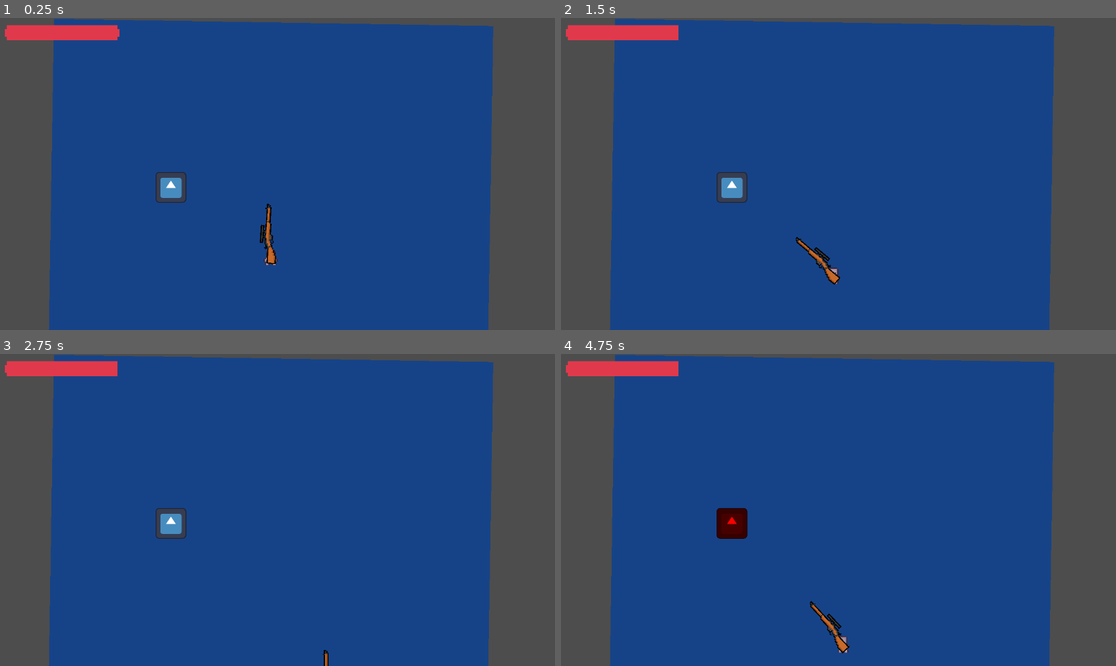
Above: before the commit, frames 1-4 (two rows, left to right).
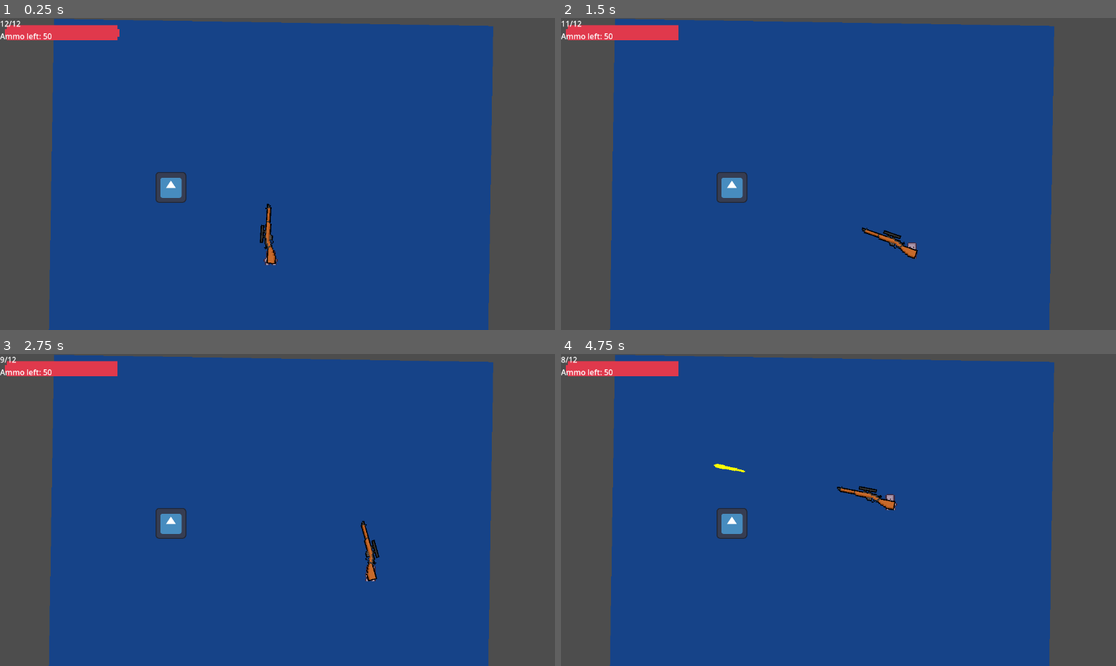
Above: after the commit, the same moments.

Repository: MettallicOnyx/Boss-Rush-Jam-Project
Game: Godot game, scene res://scenes/boss_rush_jam.tscn
The game is run twice, just before and just after one commit, with the same random seed, the same clock (stepped at 60 frames per second) and the same inputs. The engine's default icon, where the game draws it, is replaced by a stand-in: a white triangle on a blue panel in a dark square.
Inputs (mouse positions are in pixels of both pictures, inside the frame that each line leads up to):
- Up to frame 1 (0.25 s): no input
- Up to frame 2 (1.5 s): tap Enter (ui_accept) at 0.5, 0.77 s; move the mouse to (960, 158) at 0.52 s; hold D (right) 0.53-1.28 s; click (960, 158) at 0.6 s; move the mouse to (727, 189) at 1.27 s; hold S (down) from 1.28 s (still down); tap E (ability) at 1.35 s
- Up to frame 3 (2.75 s): tap Enter (ui_accept) at 1.52 s; click (166, 525) at 1.55 s; move the mouse to (333, 441) at 2.02 s; release S (down) at 2.03 s; hold D (right) from 2.03 s (still down); click (333, 441) at 2.1 s
- Up to frame 4 (4.75 s): move the mouse to (810, 572) at 2.77 s; release D (right) at 2.78 s; hold W (up) 2.78-3.53 s; tap F (swap_weapon) at 2.85 s; tap Enter (ui_accept) at 3.02, 3.77, 4.52 s; click (810, 572) at 3.05 s; move the mouse to (1005, 556) at 3.52 s; hold Q 3.53-4.28 s; hold A (left) from 3.53 s (still down); click (1005, 556) at 3.8 s; tap R (reload, bound only after the commit) at 4.15 s; move the mouse to (672, 463) at 4.27 s; tap Space at 4.35 s; click (672, 463) at 4.55 s

The runs differ from the first frame. In frame 1, 0.1% of the frame differs, in the area x 0-10%, y 0-7%; in frame 2, 0.8%; in frame 3, 0.5%; in frame 4, 1.4%, in the area x 0-61%, y 0-96%.

Commit message:
added ammo system and reload

Diff:
--- a/project.godot
+++ b/project.godot
@@ -62,6 +62,11 @@
 , Object(InputEventKey,"resource_local_to_scene":false,"resource_name":"","device":-1,"window_id":0,"alt_pressed":false …(182 unchanged characters)…
 ]
 }
+reload={
+"deadzone": 0.5,
+"events": [Object(InputEventKey,"resource_local_to_scene":false,"resource_name":"","device":-1,"window_id":0,"alt_pressed":false,"shift_pressed":false,"ctrl_pressed":false,"meta_pressed":false,"pressed":false,"keycode":0,"physical_keycode":82,"key_label":0,"unicode":114,"location":0,"echo":false,"script":null)
+]
+}
 
 [layer_names]
 
--- /dev/null
+++ b/scenes/UI/ammo_label.tscn
@@ -0,0 +1,9 @@
+[gd_scene load_steps=2 format=3 uid="uid://lim4lwwce5bt"]
+
+[ext_resource type="Script" path="res://scripts/UI/ammo_label.gd" id="1_2mldk"]
+
+[node name="Ammo_label" type="Label"]
+offset_right = 40.0
+offset_bottom = 23.0
+text = "12/100"
+script = ExtResource("1_2mldk")
--- a/scenes/boss_rush_jam.tscn
+++ b/scenes/boss_rush_jam.tscn
@@ -1,7 +1,8 @@
-[gd_scene load_steps=10 format=4 uid="uid://r5hakfqtvq4i"]
+[gd_scene load_steps=11 format=4 uid="uid://r5hakfqtvq4i"]
 
 [ext_resource type="PackedScene" uid="uid://dmneubwiq5xqt" path="res://scenes/player/player.tscn" id="1_o0p3x"]
 [ext_resource type="PackedScene" uid="uid://b4v3g0v1f62js" path="res://scenes/UI/health_bar.tscn" id="1_sh5up"]
+[ext_resource type="PackedScene" uid="uid://lim4lwwce5bt" path="res://scenes/UI/ammo_label.tscn" id="2_4gufw"]
 [ext_resource type="PackedScene" uid="uid://bgqvneeqe3raq" path="res://scenes/weapons/gun.tscn" id="2_6aj4j"]
 [ext_resource type="Texture2D" uid="uid://cayll74qwdeg6" path="res://assets/Tilesets/Tileset1.png" id="2_jxsl0"]
 [ext_resource type="Script" path="res://scripts/UI/main_camera.gd" id="4_xtxtq"]
@@ -72,6 +73,9 @@
 [node name="Health Bar" parent="CanvasLayer" node_paths=PackedStringArray("player") instance=ExtResource("1_sh5up")]
 player = NodePath("../../Player")
 
+[node name="Ammo_label" parent="CanvasLayer" node_paths=PackedStringArray("gun") instance=ExtResource("2_4gufw")]
+gun = NodePath("../../Player/Gun")
+
 [node name="TileMapLayer" type="TileMapLayer" parent="."]
 position = Vector2(0, -3.05176e-05)
 rotation = 0.016269
--- a/scenes/weapons/gun.tscn
+++ b/scenes/weapons/gun.tscn
@@ -8,6 +8,7 @@
 rotation = -6.28319
 scale = Vector2(0.868694, 0.70789)
 script = ExtResource("1_6t3aw")
+clip_size = 12
 
 [node name="Sprite2D" type="Sprite2D" parent="."]
 position = Vector2(25, -4)
--- /dev/null
+++ b/scripts/UI/ammo_label.gd
@@ -0,0 +1,5 @@
+extends Label
+@export var gun: Gun
+
+func _process(delta: float) -> void:
+	text = str(gun.ammo_in_clip) + "/" + str(gun.clip_size) + "\nAmmo left: " + str(gun.current_ammo)
--- /dev/null
+++ b/scripts/components/gun_class.gd
@@ -0,0 +1,6 @@
+extends Node2D
+class_name Gun
+
+@export var clip_size: int #how many bullets the gun can hold at once
+@export var ammo_in_clip: int #ammo currently in the gun
+var current_ammo: int #how many ammo the player has in their inventory
--- a/scripts/player/player.gd
+++ b/scripts/player/player.gd
@@ -10,6 +10,7 @@
 
 var current_dir = "none"
 var weapon_index: int = 0
+var ammo_in_inventory = 50
 
 @onready var gun: Node2D = $Gun
 
--- a/scripts/weapons/gun.gd
+++ b/scripts/weapons/gun.gd
@@ -1,8 +1,10 @@
-extends Node2D
+extends Gun
 
 signal shot_fired
 
 const BULLET = preload("res://scenes/weapons/bullet.tscn")
+
+#Clip size var determines how much ammo a gun can hold at once
 
 @onready var muzzle: Marker2D = $Marker2D
 @onready var player: CharacterBody2D = $".."
@@ -12,6 +14,8 @@
 
 func _ready() -> void:
 	shot_fired.connect(_on_shot_fired)
+	ammo_in_clip = clip_size
+	current_ammo = get_parent().ammo_in_inventory
 
 func _process(_delta: float) -> void:
 	look_at(get_global_mouse_position())
@@ -25,23 +29,37 @@
 
 func _input(_event: InputEvent) -> void:
 	if Input.is_action_just_pressed("shoot"):
-		player.velocity = Vector2.ZERO
-		var bullet_instance = BULLET.instantiate()
-		get_tree().root.add_child(bullet_instance)
-		bullet_instance.global_position = muzzle.global_position
-		bullet_instance.rotation = rotation
-		gunshot.play()
+		if ammo_in_clip > 0:
+			shoot_bullet()
+			do_recoil()
+			shot_fired.emit()
+	if Input.is_action_just_pressed("reload"):
+		reload_gun()
 
-		var recoil_angle := player.position.angle_to_point(get_global_mouse_position())
-		var recoil_dir := -Vector2.RIGHT.rotated(recoil_angle);
+func shoot_bullet():
+	ammo_in_clip -= 1
+	var bullet_instance = BULLET.instantiate()
+	get_tree().root.add_child(bullet_instance)
+	bullet_instance.global_position = muzzle.global_position
+	bullet_instance.rotation = rotation
+	gunshot.play()
 
-		if player.velocity.x > 0 || player.velocity.y > 0:
-			player.velocity = -recoil_dir * recoil_strength;
-		else:
-			player.velocity = recoil_dir * recoil_strength;
+func do_recoil():
+	var recoil_angle := player.position.angle_to_point(get_global_mouse_position())
+	var recoil_dir := -Vector2.RIGHT.rotated(recoil_angle);
 
-		shot_fired.emit()
+	if player.velocity.x > 0 || player.velocity.y > 0:
+		player.velocity = -recoil_dir * recoil_strength;
+	else:
+		player.velocity = recoil_dir * recoil_strength;
 
+func reload_gun():
+	if ammo_in_clip < clip_size:
+		var ammo_needed = clip_size - ammo_in_clip
+		var ammo_to_reload = min(ammo_needed, current_ammo)
+
+		ammo_in_clip += ammo_to_reload
+		current_ammo -= ammo_to_reload
 
 func _on_shot_fired() -> void:
 	pass
